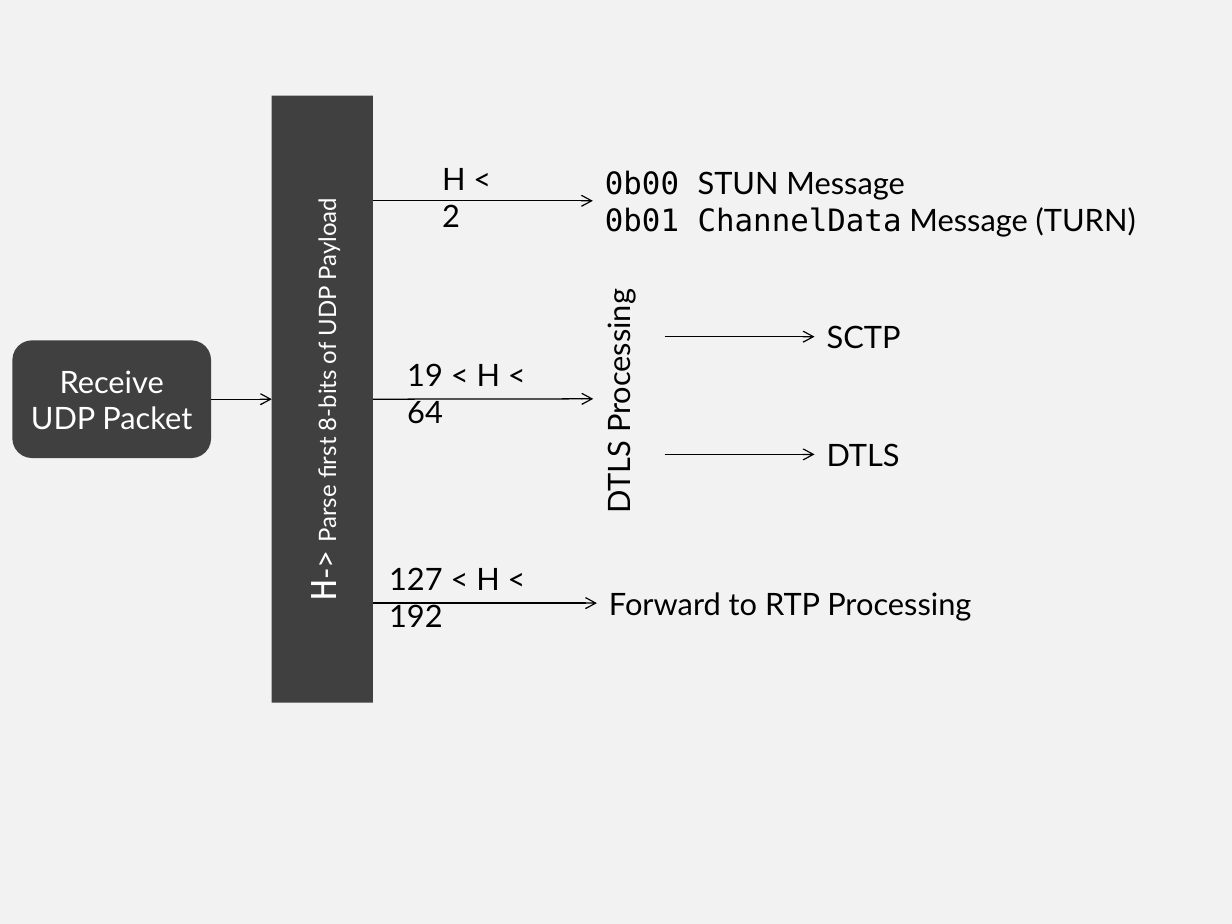
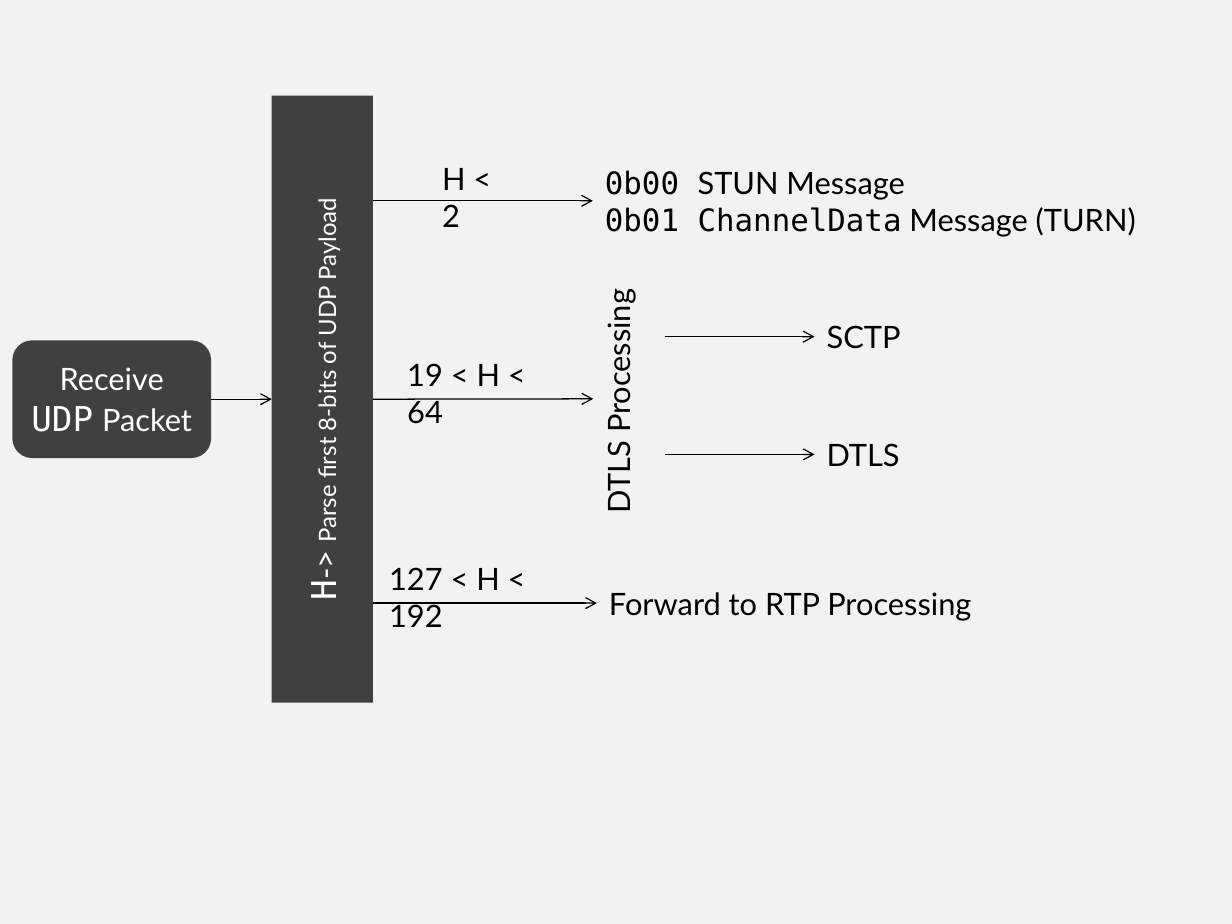
Before and after one commit to vr000m/PhD-thesis, a slide deck: slide 8 of graphs/source/chap5-src.pptx (slide 7 before the commit). Drawn at 1232x924 pixels with LibreOffice and Linux fonts; fonts in the diff are those of the drawing. Boxes give left, top, right and bottom in pixels: in the first picture for what was removed or moved away, otherwise in the second. Text is boxed around its words. In the diff, an @@ line names an element or a change of style, - is before the commit and + after.

```diff
--- a/graphs/source/chap5-src.pptx
+++ b/graphs/source/chap5-src.pptx
@@ text in rounded rectangle at <box>31,406,192,432</box>: size 18 to 20 pt, font Lato to DejaVu Sans Mono in "UDP" @@
```
Also in this commit, not shown: 1 slide added.
